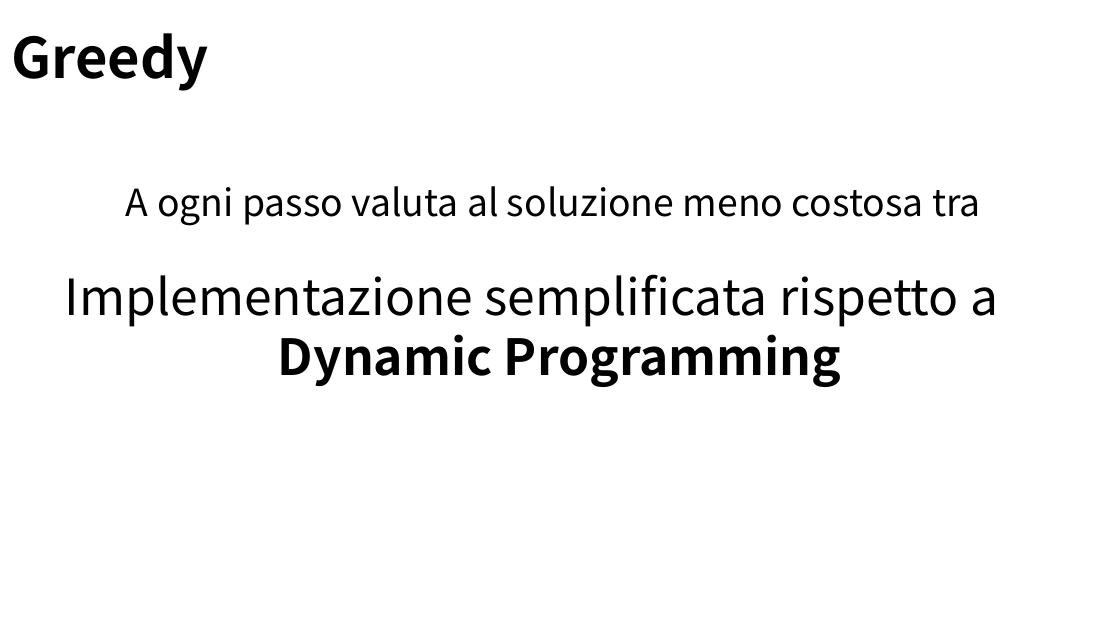
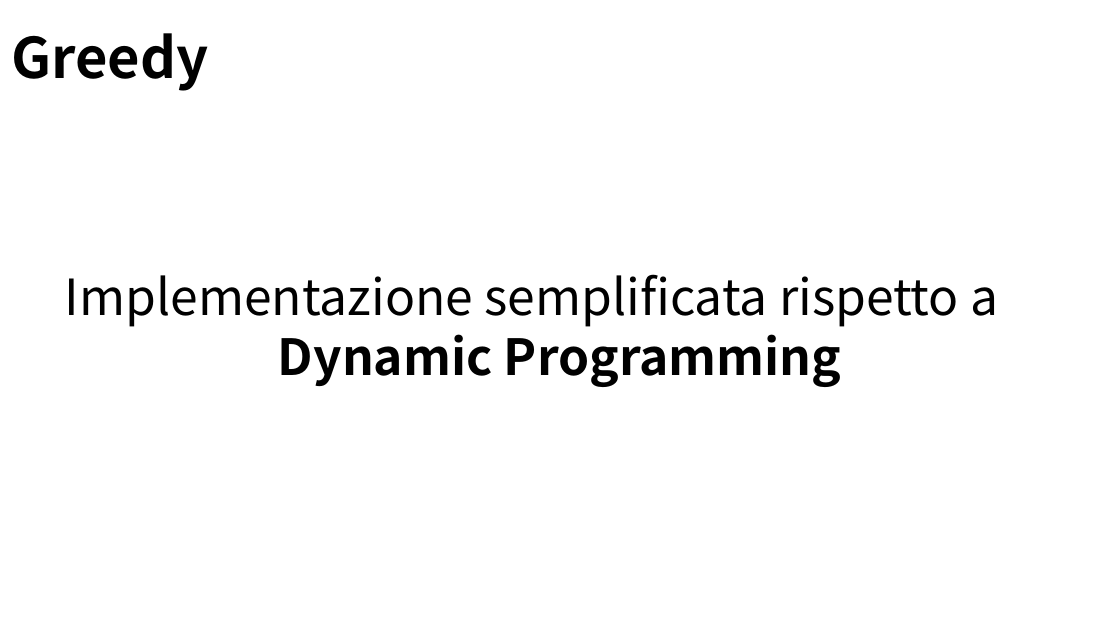
Before and after one commit to Navypowder/DP-P-project, a slide deck: slide 7 of Presentation/Towards_Identity_Anonymization_on_graph(K-degree anonymization).pptx (slide 8 before the commit). Drawn at 1120x630 pixels with LibreOffice and Linux fonts; fonts in the diff are those of the drawing; background and template pictures are left out. Boxes give left, top, right and bottom in pixels: in the first picture for what was removed or moved away, otherwise in the second. Text is boxed around its words. In the diff, an @@ line names an element or a change of style, - is before the commit and + after.

```diff
--- a/Presentation/Towards_Identity_Anonymization_on_graph(K-degree anonymization).pptx
+++ b/Presentation/Towards_Identity_Anonymization_on_graph(K-degree anonymization).pptx
@@ text removed at bbox=[126, 186, 981, 226] @@
-A ogni passo valuta al soluzione meno costosa tra
```
Also in this commit, not shown: 17 other slides changed, 2 slides added.
